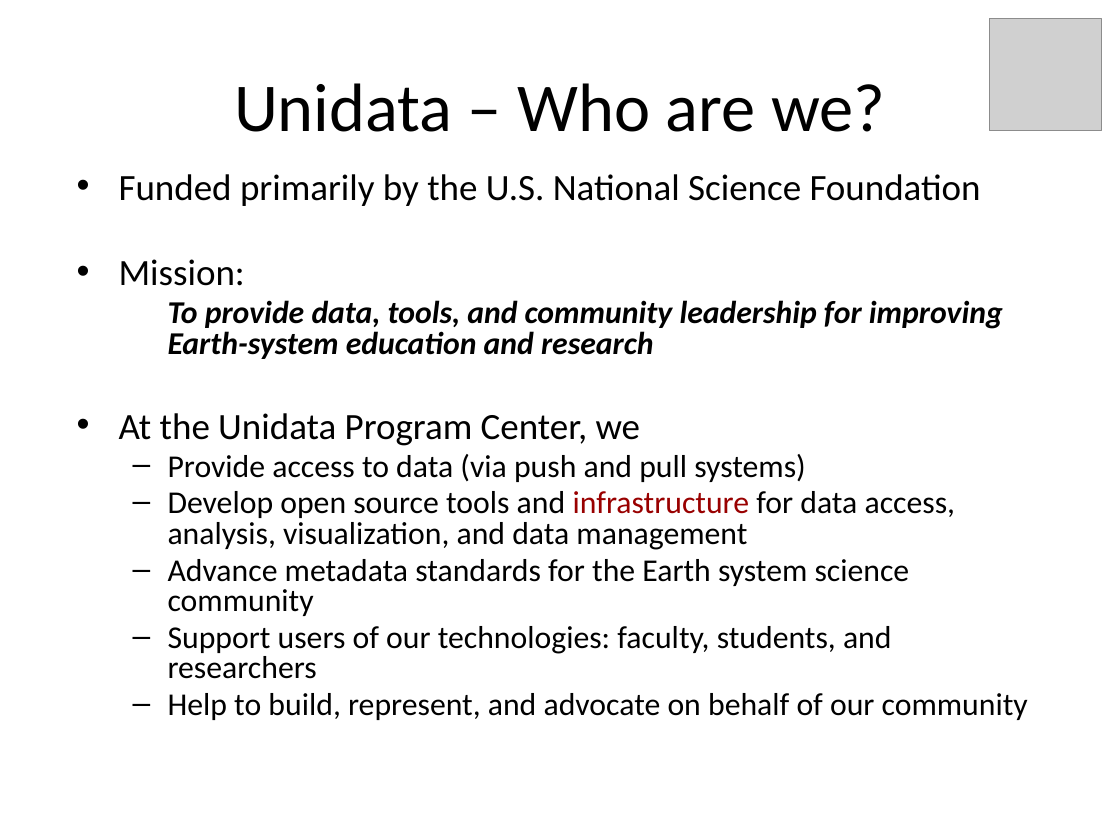
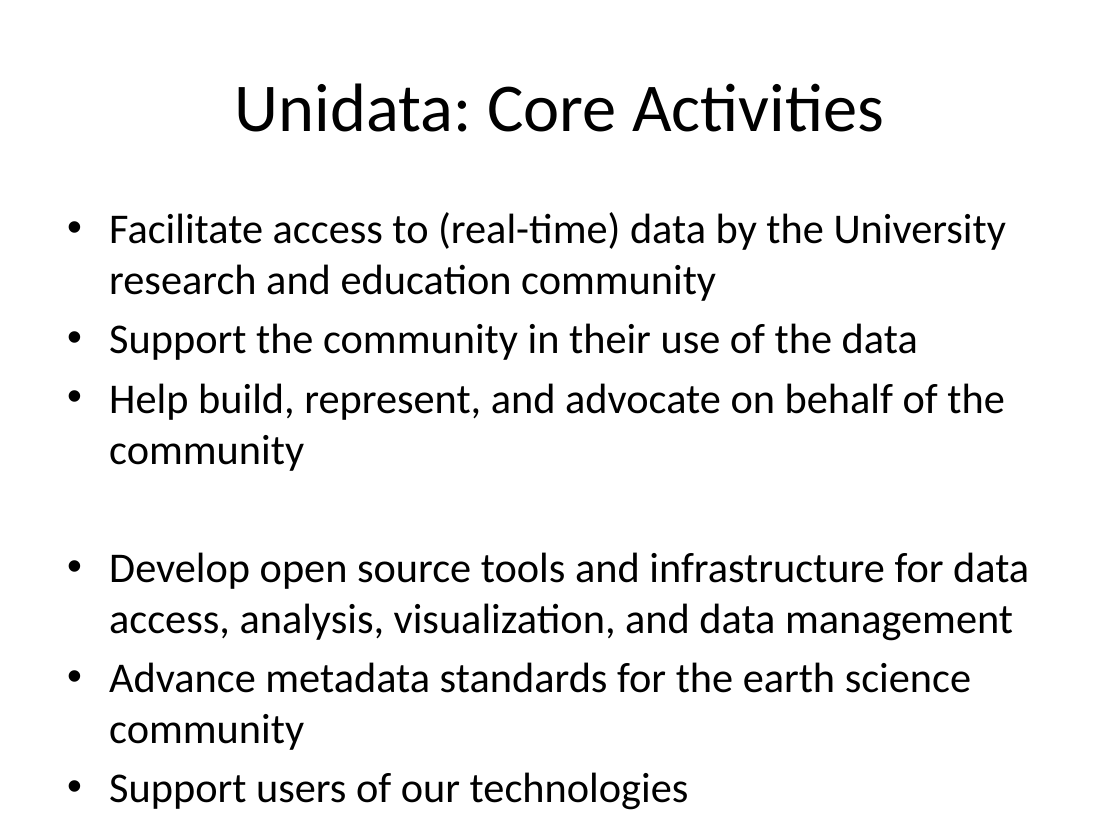
Before and after one commit to Unidata/python-workshop, a slide deck: slide 3 of presentations/Overview.pptx (slide 2 before the commit). Drawn at 1120x840 pixels with LibreOffice and Linux fonts; fonts in the diff are those of the drawing; grey boxes stand for pictures; background and template pictures are left out. Boxes give left, top, right and bottom in pixels: in the first picture for what was removed or moved away, otherwise in the second. Text is boxed around its words. In the diff, an @@ line names an element or a change of style, - is before the commit and + after.

Commit message:
Minor changes to overview slides (update Unidata intro slides).

```diff
--- a/presentations/Overview.pptx
+++ b/presentations/Overview.pptx
@@ picture removed at (x1=989, y1=19, x2=1101, y2=131) @@
@@ title at (x1=235, y1=83, x2=884, y2=132): text changed @@
-Unidata – Who are we?
+Unidata: Core Activities
@@ text "Facilitate access to (real-time) data ..." moved from (x1=119, y1=174, x2=1028, y2=720) to (x1=109, y1=212, x2=1029, y2=810) @@
@@ text at (x1=109, y1=212, x2=1006, y2=471): text changed; size 20.4 to 27.2 pt @@
-• Funded primarily by the U.S. National Science Foundation
-• Mission:
-  To provide data, tools, and community leadership for improving Earth-system education and research
-• At the Unidata Program Center, we
-  – Provide access to data (via push and pull systems)
+• Facilitate access to (real-time) data by the University research and education community
+• Support the community in their use of the data
+• Help build, represent, and advocate on behalf of the community
@@ text at (x1=109, y1=552, x2=1029, y2=641): size 20.4 to 27.2 pt in "Develop open source tools and infrastructure for ..."; text colour #990000 to #000000 in "infrastructure"; bullet – to •; list level 2 to 1 in "Develop open source tools and ..."; line spacing 0.8 to 1 @@
@@ text at (x1=109, y1=662, x2=971, y2=810): text changed; size 20.4 to 27.2 pt @@
-  – Advance metadata standards for the Earth system science community
-  – Support users of our technologies: faculty, students, and researchers
-  – Help to build, represent, and advocate on behalf of our community
+• Advance metadata standards for the earth science community
+• Support users of our technologies
```
Also in this commit, not shown: 1 other slide changed, 2 slides added, 1 slide removed, 1 other file.
